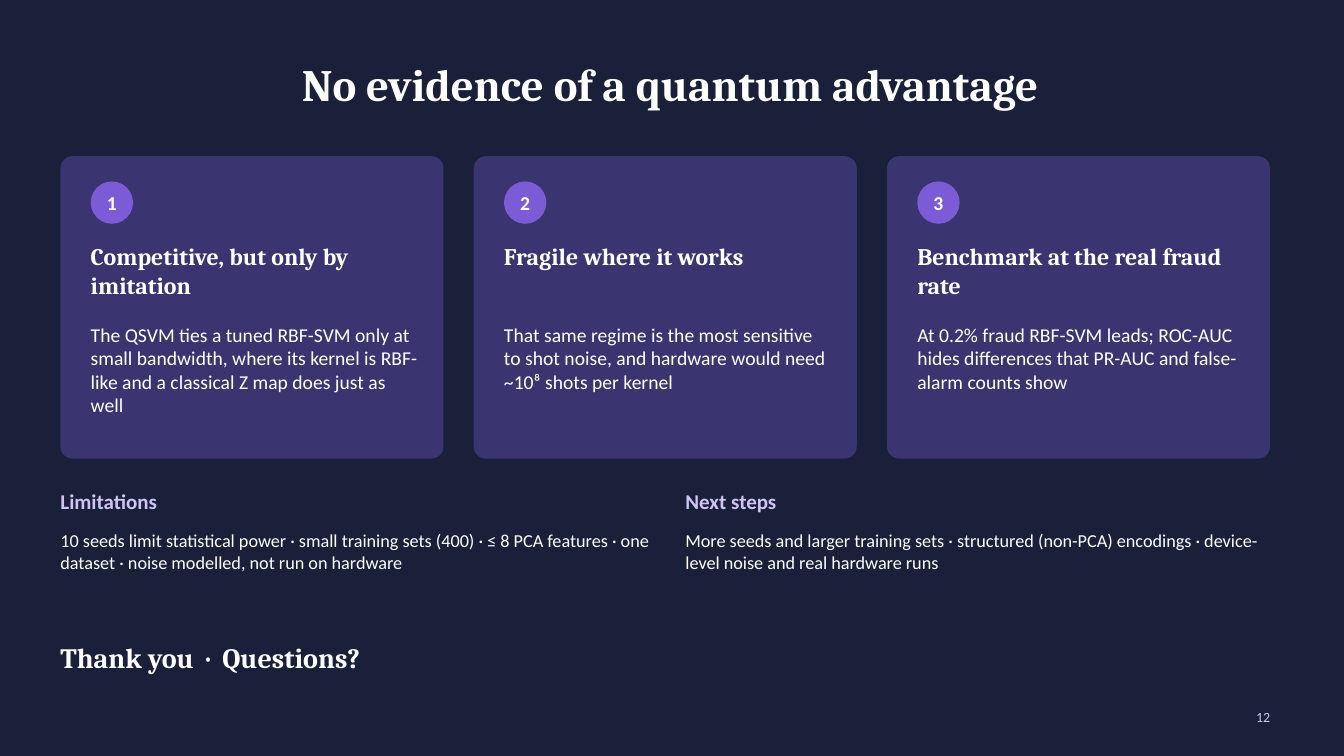
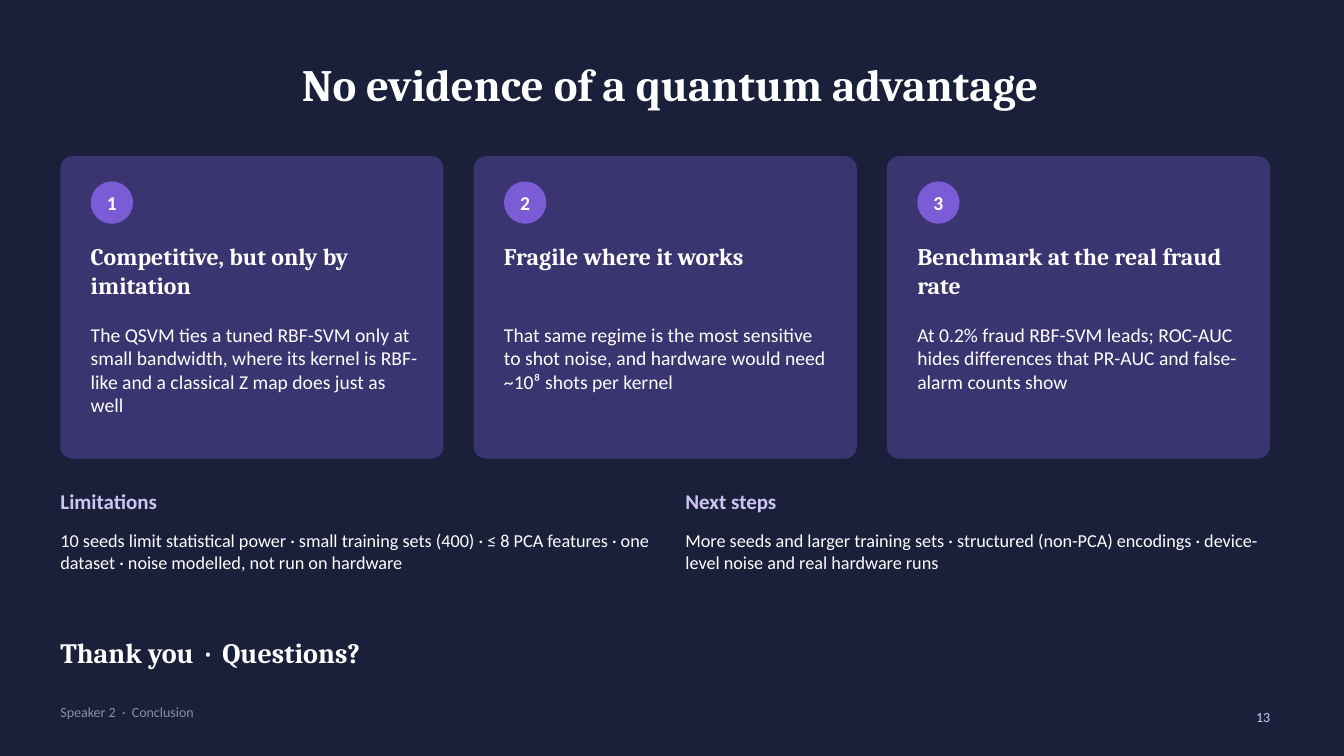
Before and after one commit to RishabhWDB/Quantum-Kernels-for-Anomaly-Detection, a slide deck: slide 13 of docs/Quantum_Kernels_Fraud_Detection.pptx (slide 12 before the commit). Drawn at 1344x756 pixels with LibreOffice and Linux fonts; fonts in the diff are those of the drawing. Boxes give left, top, right and bottom in pixels: in the first picture for what was removed or moved away, otherwise in the second. Text is boxed around its words. In the diff, an @@ line names an element or a change of style, - is before the commit and + after.

```diff
--- a/docs/Quantum_Kernels_Fraud_Detection.pptx
+++ b/docs/Quantum_Kernels_Fraud_Detection.pptx
@@ text "Thank you · Questions?": place and size @@
-text "Thank you · Questions?" at [60,648,360,674]
+text "Thank you · Questions?" at [60,643,360,669]
@@ text added at [60,707,194,719], 10 pt, text #8A90A8 @@
+Speaker 2 · Conclusion
@@ page number at [1256,713,1270,722]: text changed @@
-12
+13
```
Also in this commit, not shown: 2 other slides changed, 1 slide added, 18 other files.
